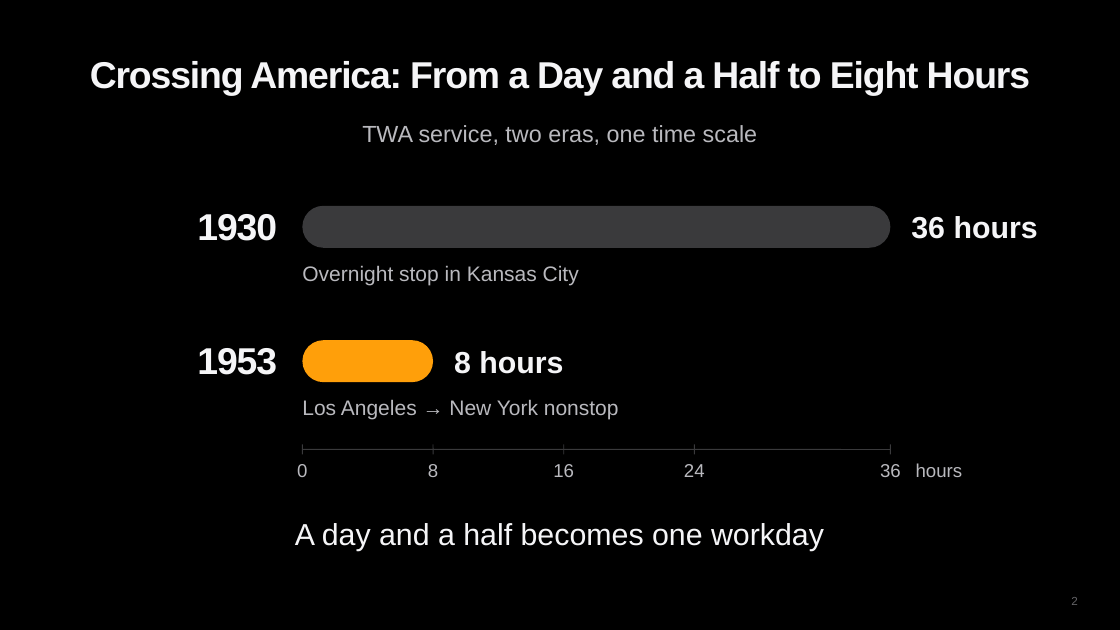
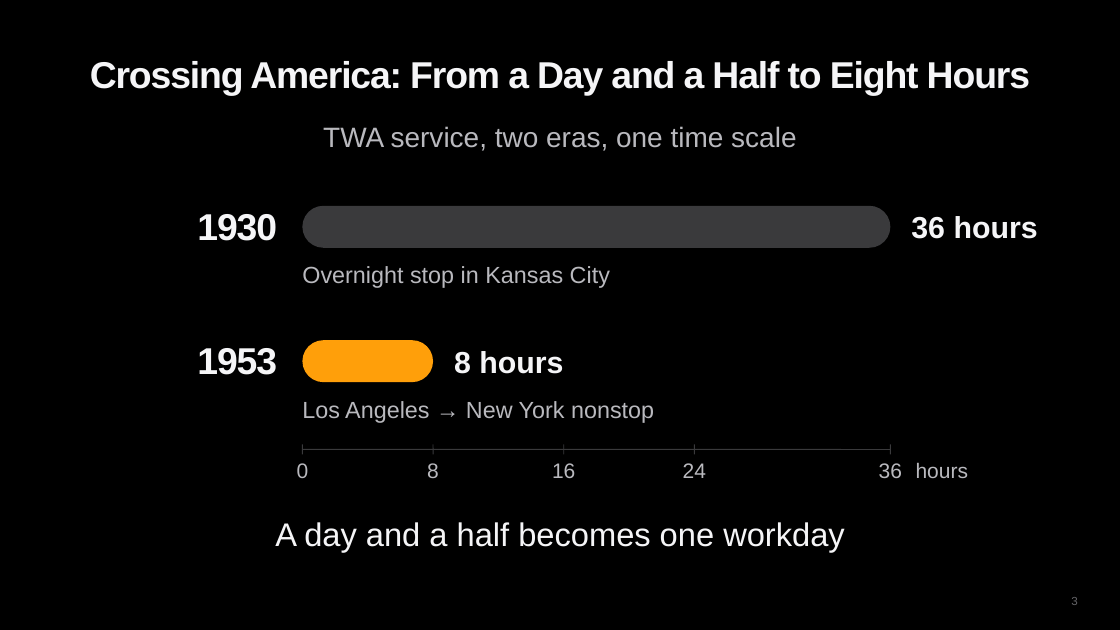
Before and after one commit to diuneilomochaufahai/claude, a slide deck: slide 3 of Constellation_Visual_Pitch_EN.pptx (slide 2 before the commit). Drawn at 1120x630 pixels with LibreOffice and Linux fonts; fonts in the diff are those of the drawing. Boxes give left, top, right and bottom in pixels: in the first picture for what was removed or moved away, otherwise in the second. Text is boxed around its words. In the diff, an @@ line names an element or a change of style, - is before the commit and + after.

```diff
--- a/Constellation_Visual_Pitch_EN.pptx
+++ b/Constellation_Visual_Pitch_EN.pptx
@@ text "TWA service, two eras, one ..." at (323, 126, 796, 151): size 20 to 24 pt @@
@@ text "Overnight stop in Kansas City" at (302, 266, 610, 288): size 18 to 20 pt @@
@@ text "Los Angeles → New York ..." at (302, 401, 654, 423): size 18 to 20 pt @@
@@ size 16 to 18 pt in 4 elements at (552, 463, 575, 478), (683, 463, 706, 478), (879, 463, 902, 478), (916, 462, 968, 478) @@
@@ text "A day and a half ..." at (275, 522, 845, 552): size 26 to 28 pt @@
```
Also in this commit, not shown: 15 other slides changed, 5 slides added, 2 slides removed, 1 other file.
